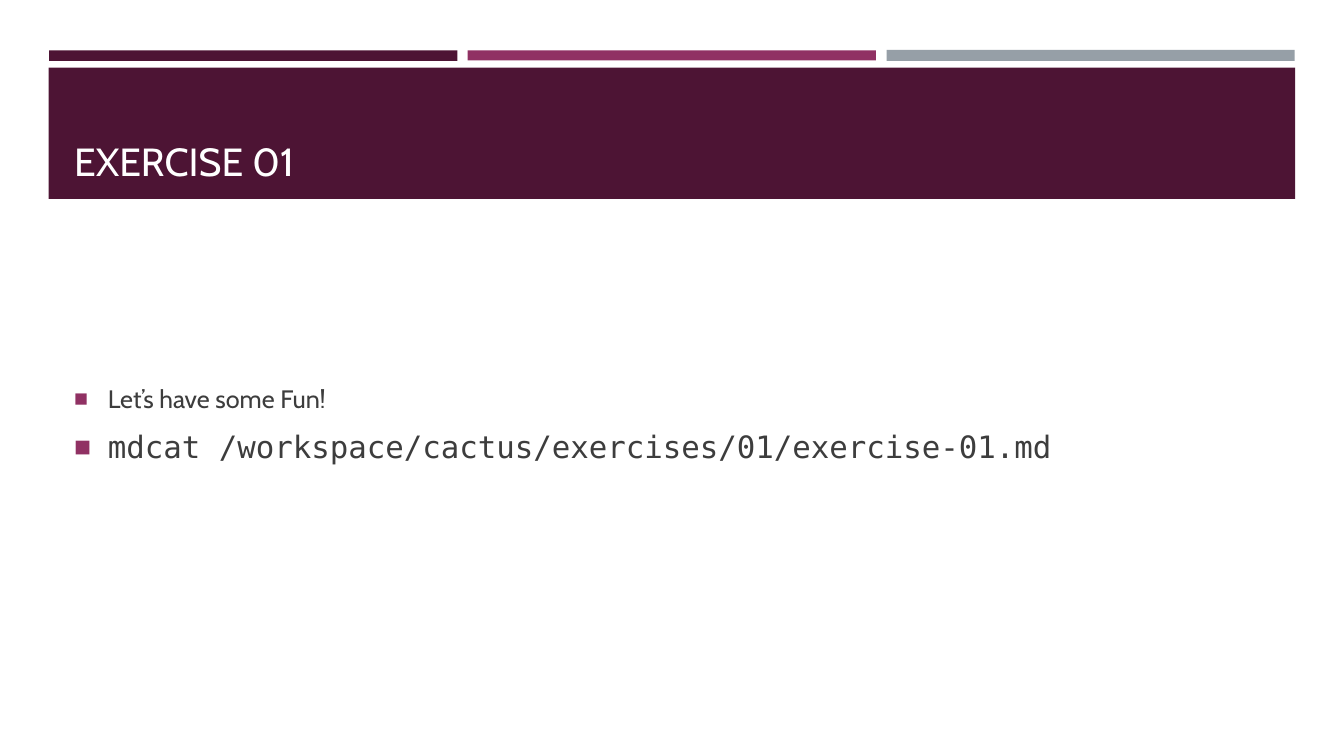
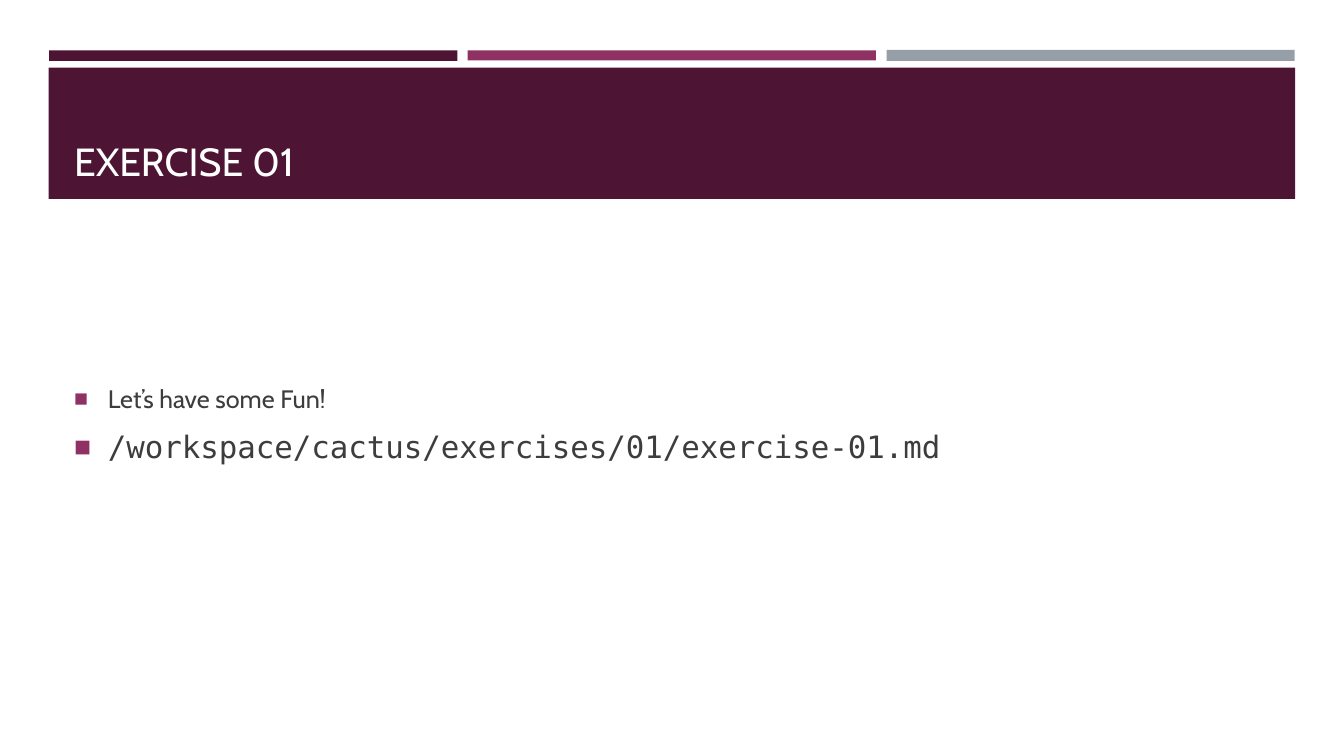
Before and after one commit to BGAcademy23/cactus, a slide deck: slide 9 of docs/aligning_whole_genomes_with_cactus.pptx. Drawn at 1344x756 pixels with LibreOffice and Linux fonts; fonts in the diff are those of the drawing. Boxes give left, top, right and bottom in pixels: in the first picture for what was removed or moved away, otherwise in the second. Text is boxed around its words. In the diff, an @@ line names an element or a change of style, - is before the commit and + after.

```diff
--- a/docs/aligning_whole_genomes_with_cactus.pptx
+++ b/docs/aligning_whole_genomes_with_cactus.pptx
@@ text at box(108, 434, 941, 465): text changed @@
-■ mdcat /workspace/cactus/exercises/01/exercise-01.md
+■ /workspace/cactus/exercises/01/exercise-01.md
```
Also in this commit, not shown: 2 other slides changed, 2 slides added.
